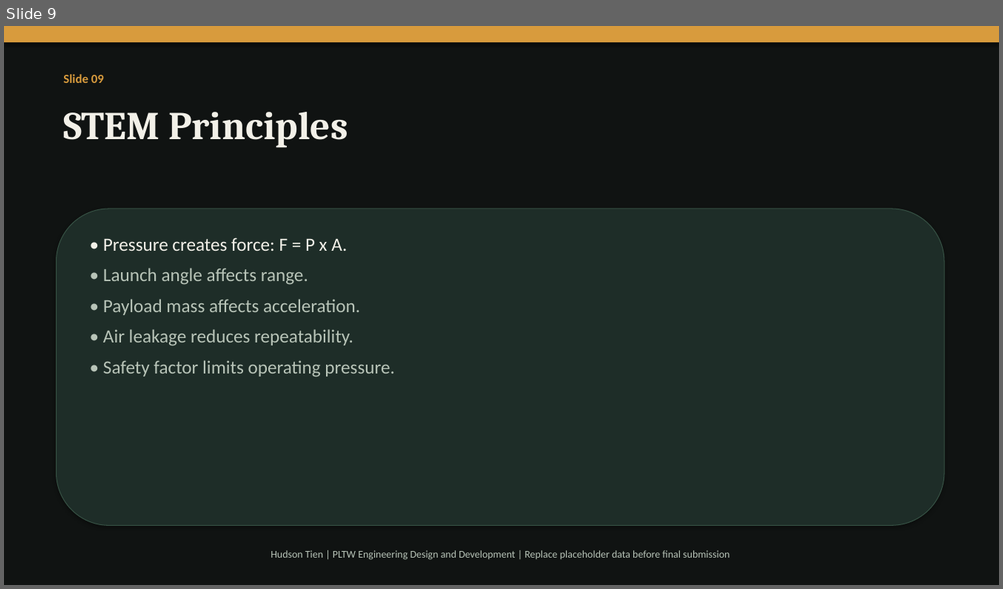
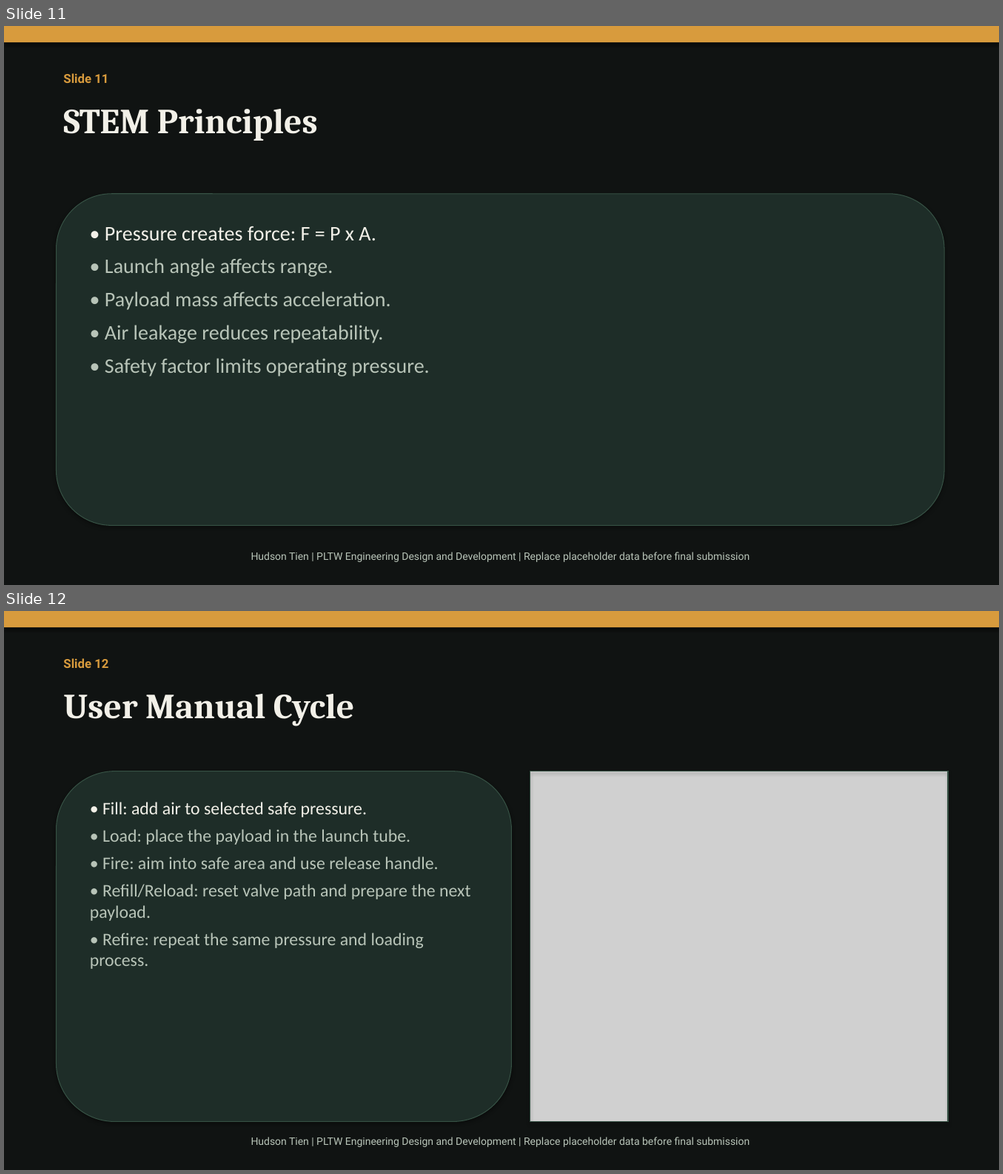
Before and after one commit to tienhdsn-000001/hudson-capstone-site, a slide deck: air-pressure-cannon-presentation.pptx. Shown one above the other, each under a label of ours: slide 9 before the commit, slides 11 and 12 after it. The pictures are 1003x589 and 1003x1174 pixels, drawn with LibreOffice and Linux fonts; fonts in the diff are those of the drawing; grey boxes stand for pictures. Boxes give left, top, right and bottom in pixels: in the first picture for what was removed or moved away, otherwise in the second. Text is boxed around its words. In the diff, an @@ line names an element or a change of style, - is before the commit and + after.

```diff
--- a/air-pressure-cannon-presentation.pptx
+++ b/air-pressure-cannon-presentation.pptx
@@ slide 12 added at (x1=4, y1=611, x2=999, y2=1170), background #101312 @@
@@ rectangle added at (x1=4, y1=611, x2=999, y2=627), fill #D89B3D @@
@@ text added at (x1=63, y1=658, x2=108, y2=668), 12 pt, text #D89B3D, bold @@
+Slide 12
@@ text added at (x1=63, y1=694, x2=354, y2=726), 34 pt, text #F2F0E8, bold @@
+User Manual Cycle
@@ rounded rectangle added at (x1=57, y1=772, x2=512, y2=1122), fill #1E2D28, outline #365144 0.75 pt @@
@@ picture added at (x1=530, y1=772, x2=948, y2=1122) @@
@@ rectangle added at (x1=530, y1=772, x2=948, y2=1122), outline #365144 1 pt @@
@@ text added at (x1=90, y1=802, x2=470, y2=969), 17 pt, text #B8C4B8 @@
+• Fill: add air to selected safe pressure.
+• Load: place the payload in the launch tube.
+• Fire: aim into safe area and use release handle.
+• Refill/Reload: reset valve path and prepare the next payload.
+• Refire: repeat the same pressure and loading process.
@@ text added at (x1=251, y1=1137, x2=749, y2=1147), 10 pt, text #B8C4B8 @@
+Hudson Tien | PLTW Engineering Design and Development | Replace placeholder data before final submission
@@ what was slide 9 is now slide 11 @@
@@ slide 11 changed as well @@
@@ text at (x1=63, y1=73, x2=108, y2=83): text changed; font Calibri to Roboto @@
-Slide 09
+Slide 11
@@ text "STEM Principles" at (x1=63, y1=109, x2=318, y2=141): size 38 to 34 pt @@
@@ rounded rectangle resized from (x1=57, y1=209, x2=944, y2=526) to (x1=57, y1=194, x2=944, y2=526) @@
@@ text "• Pressure creates force: F ..." moved from (x1=103, y1=238, x2=394, y2=378) to (x1=105, y1=226, x2=430, y2=377) @@
@@ text "• Pressure creates force: F ..." at (x1=105, y1=226, x2=430, y2=377): size 18 to 20 pt @@
@@ text "Hudson Tien | PLTW Engineering ..." at (x1=251, y1=552, x2=749, y2=562): font Calibri to Roboto @@
```
Also in this commit, not shown: 12 other slides changed, 2 other slides added, 1 slide removed, 12 other files.
